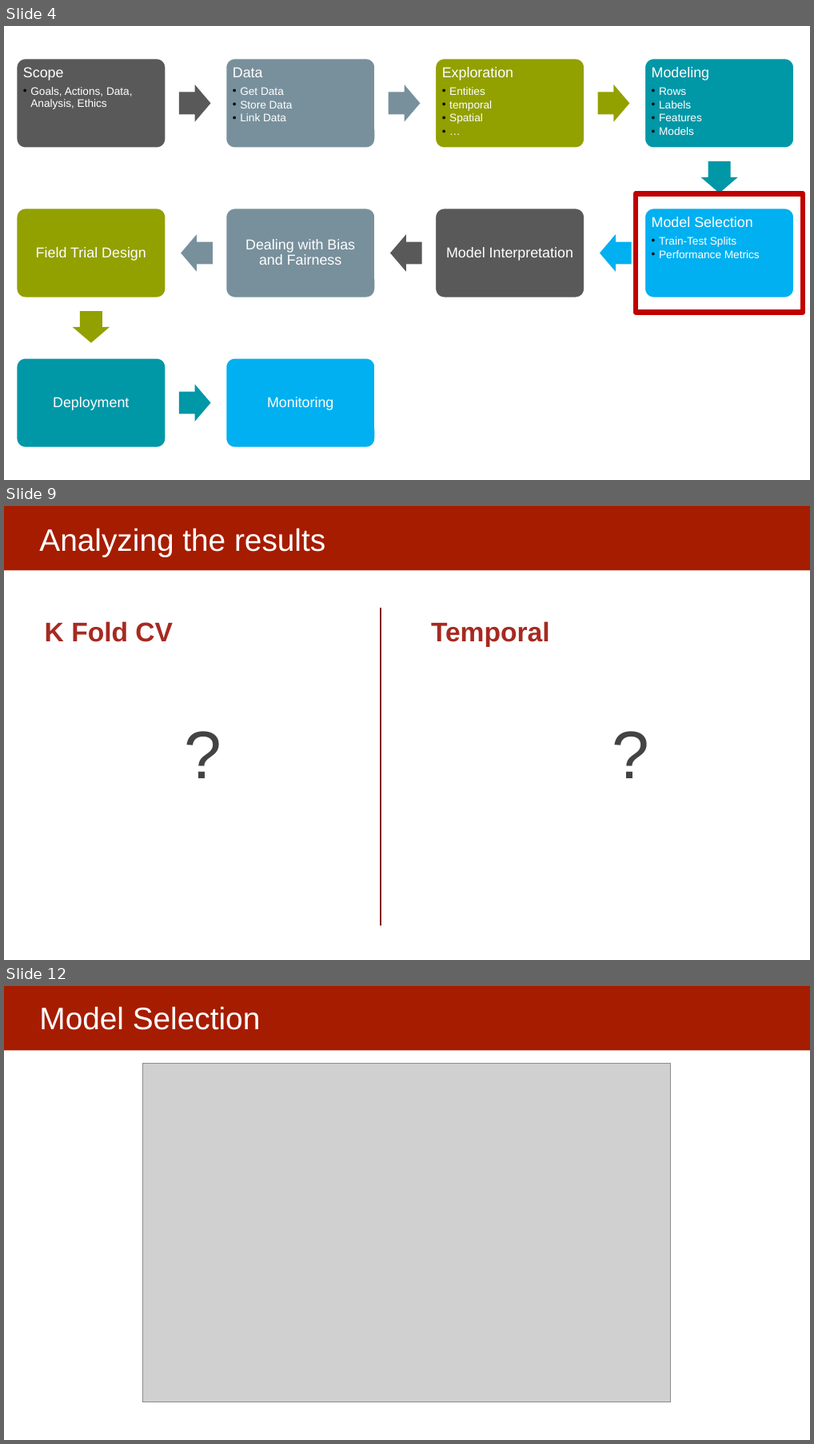
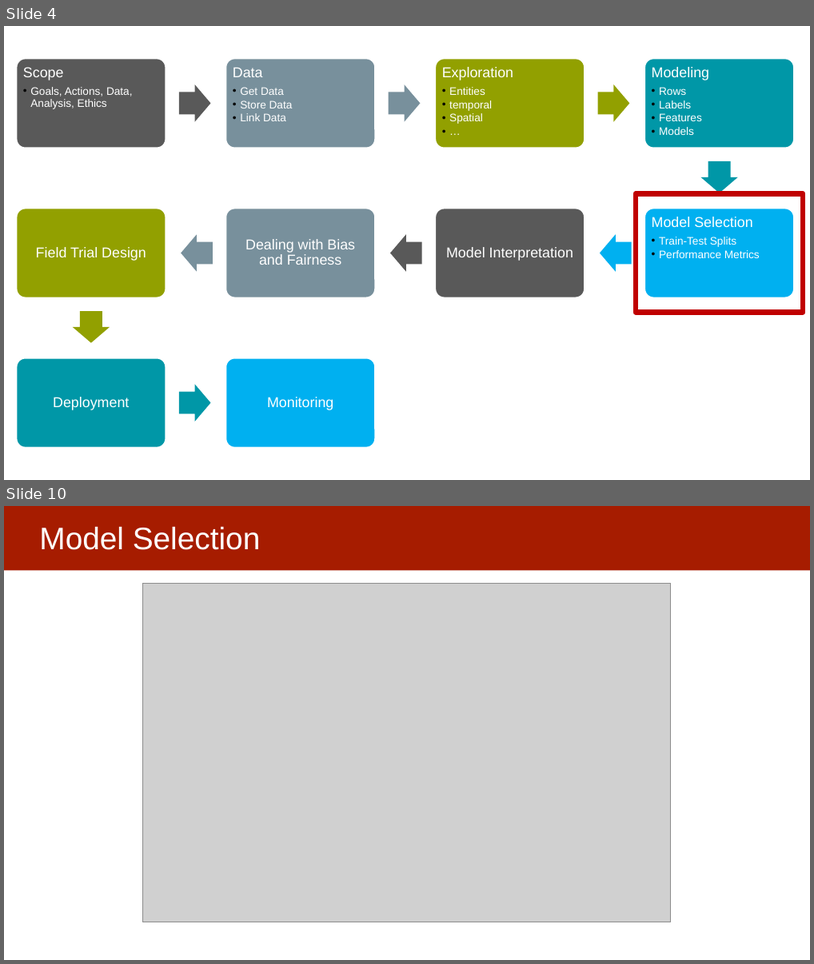
Before and after one commit to dssg/mlforpublicpolicylab, a slide deck: Lectures/15-ml-in-practice-and-model-selection-part-3.pptx. Shown one above the other, each under a label of ours: slides 4, 9 and 12 before the commit, slides 4 and 10 after it; the slides between them are not shown. The pictures are 814x1444 and 814x964 pixels, drawn with LibreOffice and Linux fonts; fonts in the diff are those of the drawing; grey boxes stand for pictures. Boxes give left, top, right and bottom in pixels: in the first picture for what was removed or moved away, otherwise in the second. Text is boxed around its words. In the diff, an @@ line names an element or a change of style, - is before the commit and + after.

```diff
--- a/Lectures/15-ml-in-practice-and-model-selection-part-3.pptx
+++ b/Lectures/15-ml-in-practice-and-model-selection-part-3.pptx
@@ slide 9 removed at box(4, 506, 810, 960), background #FFFFFF; not listed: 1 template element that a slide beside it also shows @@
@@ title removed at box(39, 528, 326, 556) @@
-Analyzing the results
@@ text removed at box(45, 621, 173, 642) @@
-K Fold CV
-?
@@ line removed from (381, 608) to (381, 925) @@
@@ text removed at box(431, 621, 550, 647) @@
-Temporal
-?
@@ what was slide 12 is now slide 10 @@
```
Also in this commit, not shown: 2 slides changed, 11 slides added, 11 other slides removed.
